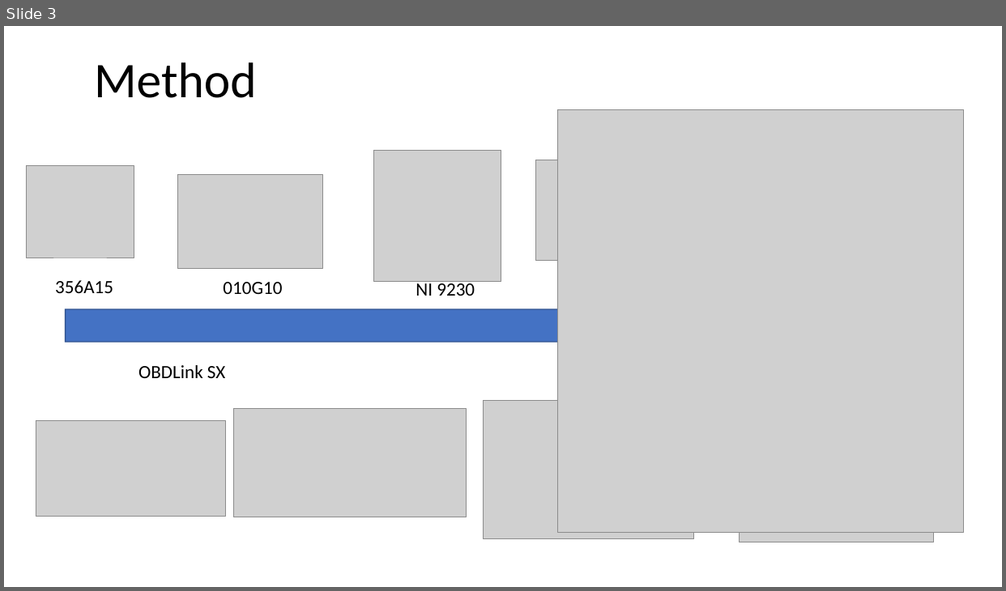
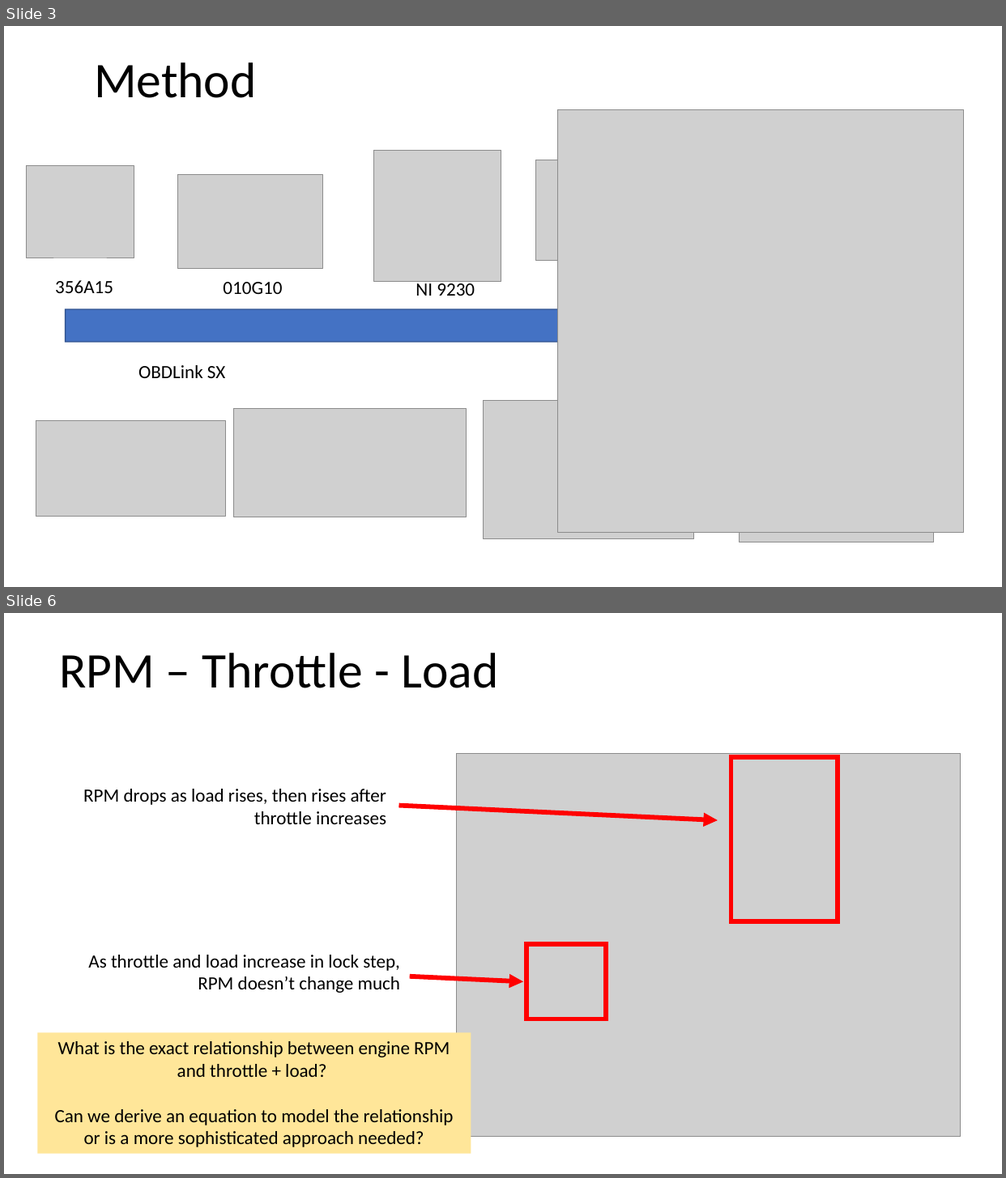
Before and after one commit to darrahts/engineAnalysis, a slide deck: engineSetupPrelim.pptx. Shown one above the other, each under a label of ours: slide 3 before the commit, slides 3 and 6 after it; the slides between them are not shown. The pictures are 1006x591 and 1006x1178 pixels, drawn with LibreOffice and Linux fonts; fonts in the diff are those of the drawing; grey boxes stand for pictures. Boxes give left, top, right and bottom in pixels: in the first picture for what was removed or moved away, otherwise in the second. Text is boxed around its words. In the diff, an @@ line names an element or a change of style, - is before the commit and + after.

```diff
--- a/engineSetupPrelim.pptx
+++ b/engineSetupPrelim.pptx
@@ slide 6 added at box(4, 613, 1002, 1174), background #FFFFFF @@
@@ text added at box(59, 653, 498, 688), 48 pt, text #000000 @@
+RPM – Throttle - Load
@@ picture added at box(456, 753, 961, 1137) @@
@@ rectangle added at box(731, 756, 837, 922), outline #FF0000 4.5 pt @@
@@ text added at box(83, 789, 386, 824), 18 pt, text #000000 @@
+RPM drops as load rises, then rises after throttle increases
@@ arrow added from (399, 806) to (718, 820), #FF0000 4.5 pt @@
@@ rectangle added at box(526, 944, 606, 1020), outline #FF0000 4.5 pt @@
@@ text added at box(88, 955, 400, 993), 18 pt, text #000000 @@
+As throttle and load increase in lock step, RPM doesn’t change much
@@ arrow added from (410, 977) to (523, 982), #FF0000 4.5 pt @@
@@ rectangle added at box(38, 1033, 471, 1154), fill #FFE699, 18 pt, text #000000 @@
+What is the exact relationship between engine RPM and throttle + load?
+Can we derive an equation to model the relationship or is a more sophisticated approach needed?
```
Also in this commit, not shown: 1 slide changed, 8 other slides added, 8 slides removed.
